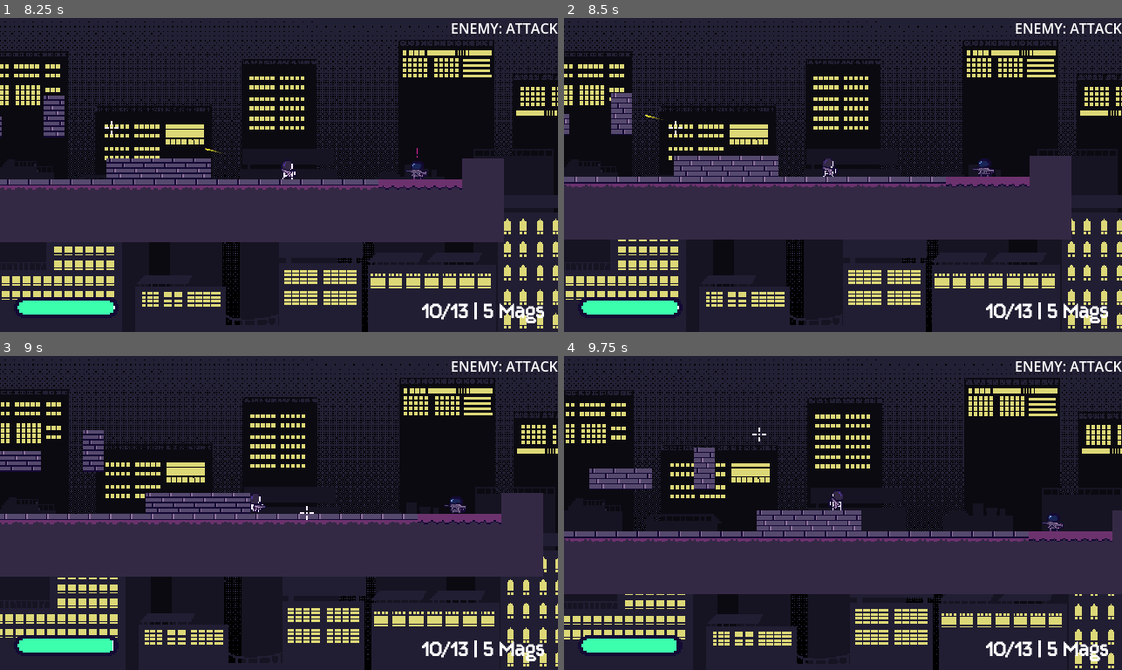
Above: before the commit, frames 1-4 (two rows, left to right).
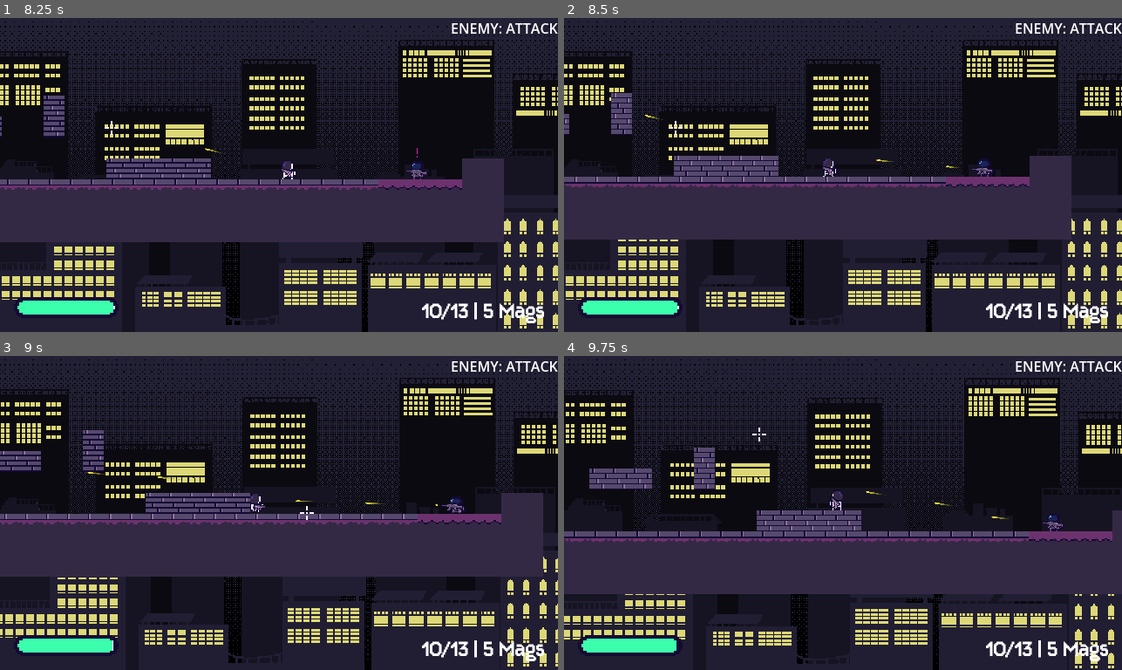
Above: after the commit, the same moments.

Repository: kyteidev/rogueshot
Game: Godot game, scene res://scenes/game_debug.tscn
Two runs of this game, one before a commit and one after it. Both use one fixed random seed, a clock stepped at 60 frames per second and the inputs below.
Inputs (mouse positions are in pixels of both pictures, inside the frame that each line leads up to):
- Up to frame 1 (8.25 s): move the mouse to (251, 237) at 0.52 s; press the mouse at (251, 237) at 0.53 s; hold D (player_right) 0.53-2.03 s; tap W (player_jump) at 0.77, 1.52, 3.02, 3.77, 4.52, 6.02, 6.77, 7.52 s; move the mouse to (446, 222) at 1.27 s; release the mouse at (446, 222) at 1.28 s; tap Shift (player_sprint) at 1.35 s; move the mouse to (111, 127) at 2.02 s; hold A (player_left) 2.03-4.28 s; tap 1 (weapon_1) at 2.1, 5.85 s; move the mouse to (306, 175) at 2.77 s; tap 2 (weapon_2) at 2.85, 6.6 s; move the mouse to (195, 96) at 3.52 s; tap Q (weapon_cycle) at 3.6, 7.35 s; move the mouse to (401, 159) at 4.27 s; hold D (player_right) 4.28-8.03 s; click (401, 159) at 4.35 s; move the mouse to (167, 190) at 5.02 s; hold Shift (player_sprint) 5.03-5.78 s; move the mouse to (334, 105) at 5.77 s; move the mouse to (251, 237) at 6.52 s; move the mouse to (446, 222) at 7.27 s; move the mouse to (111, 127) at 8.02 s; press the mouse at (111, 127) at 8.03 s; hold A (player_left) from 8.03 s (still down)
- Up to frame 2 (8.5 s): keep holding A (player_left)
- Up to frame 3 (9 s): keep holding A (player_left); move the mouse to (306, 513) at 8.77 s; release the mouse at (306, 513) at 8.78 s; tap Shift (player_sprint) at 8.85 s
- Up to frame 4 (9.75 s): tap W (player_jump) at 9.02 s; move the mouse to (759, 434) at 9.52 s; release A (player_left) at 9.53 s; hold D (player_right) from 9.53 s (still down); tap 1 (weapon_1) at 9.6 s

Frame 1 is identical in both runs. In frame 2, less than 0.1% of the frame differs, in the area x 55-78%, y 45-50%; in frame 3, 0.1%, in the area x 15-84%, y 36-50%; in frame 4, less than 0.1%.
Error before the commit: Attempt to call function 'is_stopped' in base 'null instance' on a null instance. (res://scripts/enemy.gd:357)

Commit message:
make enemy linger longer when losing sight of target

Diff:
--- a/scripts/enemy.gd
+++ b/scripts/enemy.gd
@@ -41,7 +41,8 @@
 
 const ALERT_DELAY = 0.3
 
-const RETURN_DELAY = 2.5
+const RETURN_DELAY = 3.5
+const RETURN_DELAY_LONG = 8.0
 
 const ATTACK_DELAY = 0.7
 const ATTACK_FIRE_RATE = 0.12
@@ -77,7 +78,7 @@
 @onready var weapon_sprite = $Weapon/Rifle1
 @onready var weapon_muzzle = $Weapon/Rifle1/Marker2D
 @onready var weapon_los_ray = $Weapon/WeaponLOSRay
-@onready var weapon_shoot_timer = $Weapon/WeaponTimer
+@onready var weapon_shoot_timer = $Weapon/WeaponShootTimer
 @onready var weapon_reload_timer = $Weapon/WeaponReloadTimer
 @onready var status_icon = $StatusIcon
 
@@ -175,16 +176,16 @@
 	return FALL_GRAVITY
 
 
-func _change_state(new_state) -> void:
+func _change_state(new_state, long_delay := false) -> void:
 	# make sure state is not changed to same state again
 	if state == State.DEAD or state == new_state:
 		return
 
 	state = new_state
-	_enter_state(new_state)
-
-
-func _enter_state(new_state) -> void:
+	_enter_state(new_state, long_delay)
+
+
+func _enter_state(new_state, long_delay) -> void:
 	match new_state:
 		State.PATROL:
 			speed = PATROL_SPEED
@@ -210,7 +211,7 @@
 					_point_toward(direction)
 		State.RETURN:
 			speed = 0.0
-			state_timer.start(RETURN_DELAY)
+			state_timer.start(RETURN_DELAY if not long_delay else RETURN_DELAY_LONG)
 
 
 func _check_awareness() -> void:
@@ -351,7 +352,7 @@
 			var pos_diff = _move_toward(known_target_pos, BASE_SPEED)
 
 			if pos_diff == 0 and not in_los:
-				_change_state(State.RETURN)
+				_change_state(State.RETURN, true)
 
 		# fire weapon
 		if weapon_shoot_timer.is_stopped():
